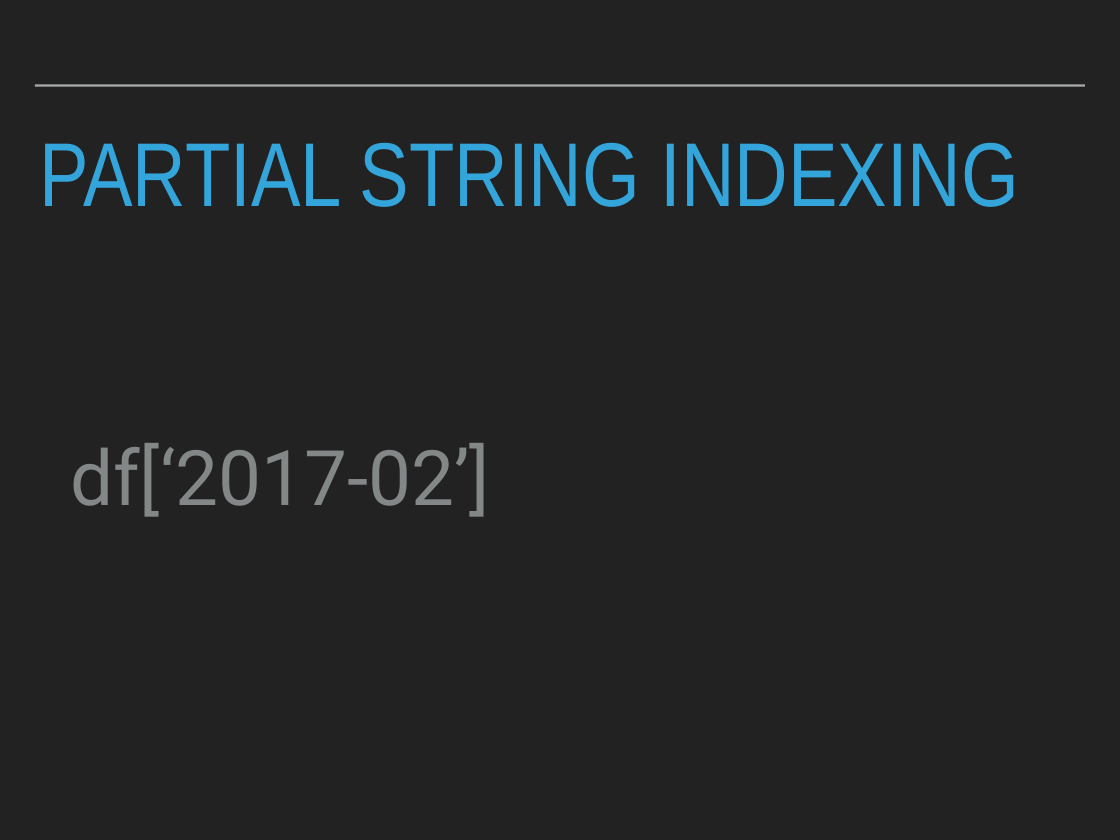
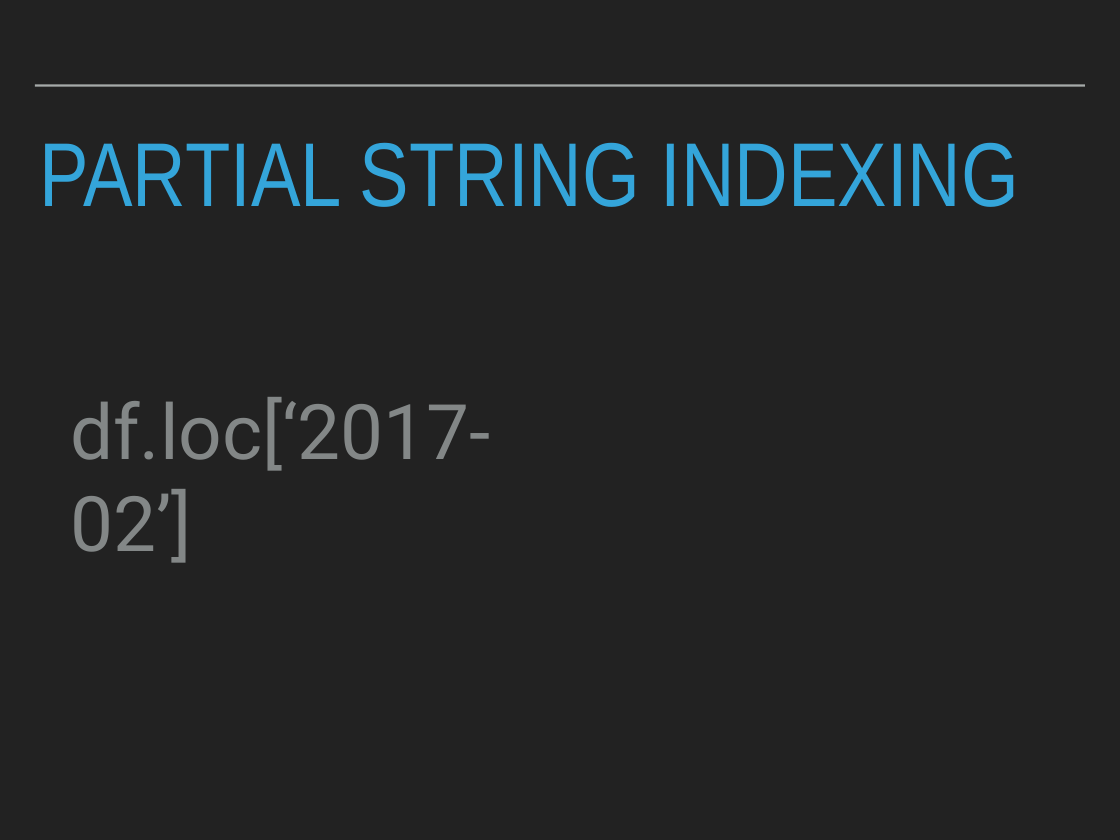
Before and after one commit to patricks1/python-for-data-science, a slide deck: slide 5 of Session08/Session8_Slides.pptx (slide 6 before the commit). Drawn at 1120x840 pixels with LibreOffice and Linux fonts; fonts in the diff are those of the drawing. Boxes give left, top, right and bottom in pixels: in the first picture for what was removed or moved away, otherwise in the second. Text is boxed around its words. In the diff, an @@ line names an element or a change of style, - is before the commit and + after.

```diff
--- a/Session08/Session8_Slides.pptx
+++ b/Session08/Session8_Slides.pptx
@@ text at <box>70,397,491,563</box>: text changed @@
-df[‘2017-02’]
+df.loc[‘2017-02’]
```
Also in this commit, not shown: 2 other slides changed, 1 slide removed, 6 other files.
